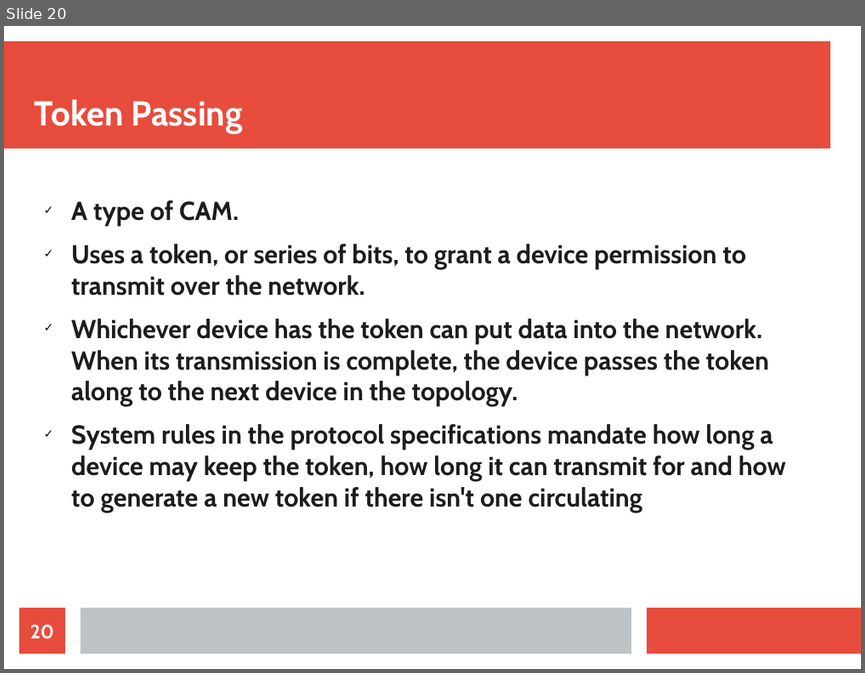
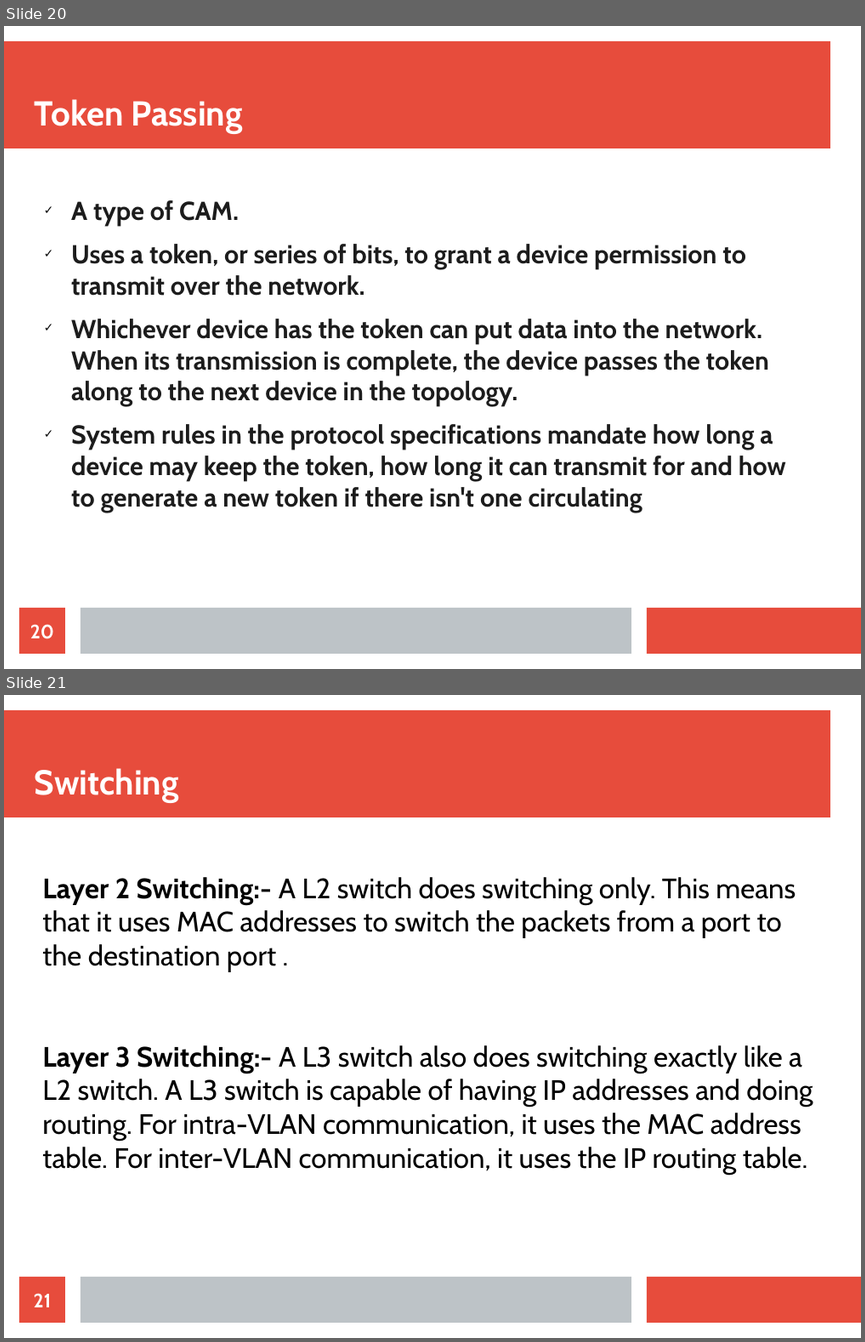
Before and after one commit to kanhaji/CN_Presentation_Section_C, a slide deck: CN PRESENTATION.odp. Shown one above the other, each under a label of ours: slide 20 before the commit, slides 20 and 21 after it. The pictures are 865x673 and 865x1342 pixels, drawn with LibreOffice and Linux fonts; fonts in the diff are those of the drawing. Boxes give left, top, right and bottom in pixels: in the first picture for what was removed or moved away, otherwise in the second. Text is boxed around its words. In the diff, an @@ line names an element or a change of style, - is before the commit and + after.

```diff
--- a/CN PRESENTATION.odp
+++ b/CN PRESENTATION.odp
@@ slide 21 added at box(4, 695, 861, 1338), background #FFFFFF; not listed: 3 template elements that a slide beside it also shows @@
@@ title added at box(35, 768, 179, 803), 32 pt, text #FFFFFF, bold @@
+Switching
@@ text added at box(42, 877, 812, 1174), 26 pt, text #000000 @@
+Layer 2 Switching:- A L2 switch does switching only. This means that it uses MAC addresses to switch the packets from a port to the destination port .
+Layer 3 Switching:- A L3 switch also does switching exactly like a L2 switch. A L3 switch is capable of having IP addresses and doing routing. For intra-VLAN communication, it uses the MAC address table. For inter-VLAN communication, it uses the IP routing table.
@@ page number added at box(19, 1276, 65, 1322), fill #E74C3C, 18 pt, text #FFFFFF, bold @@
+21
```
Also in this commit, not shown: 5 other slides added.
